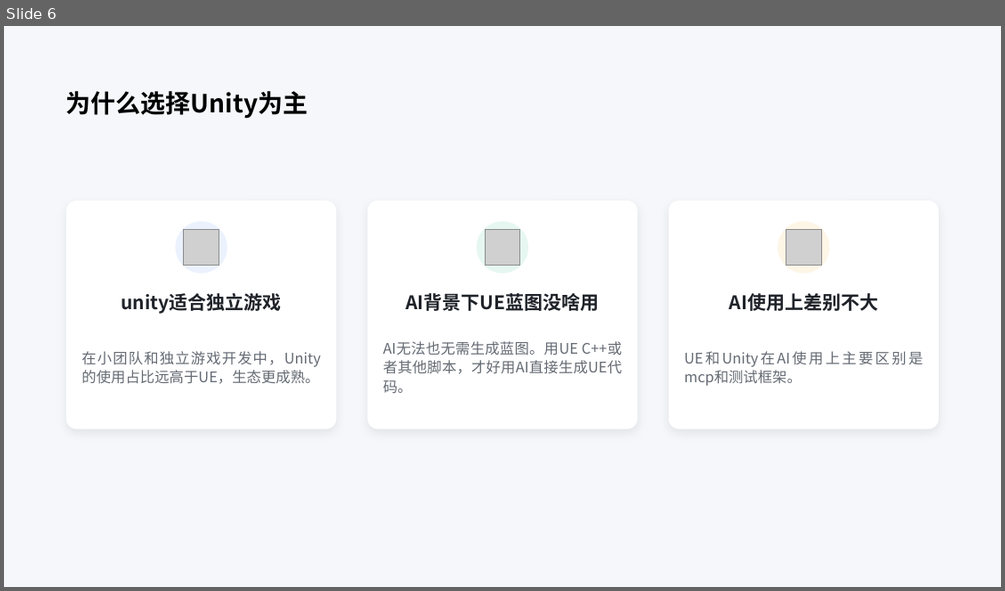
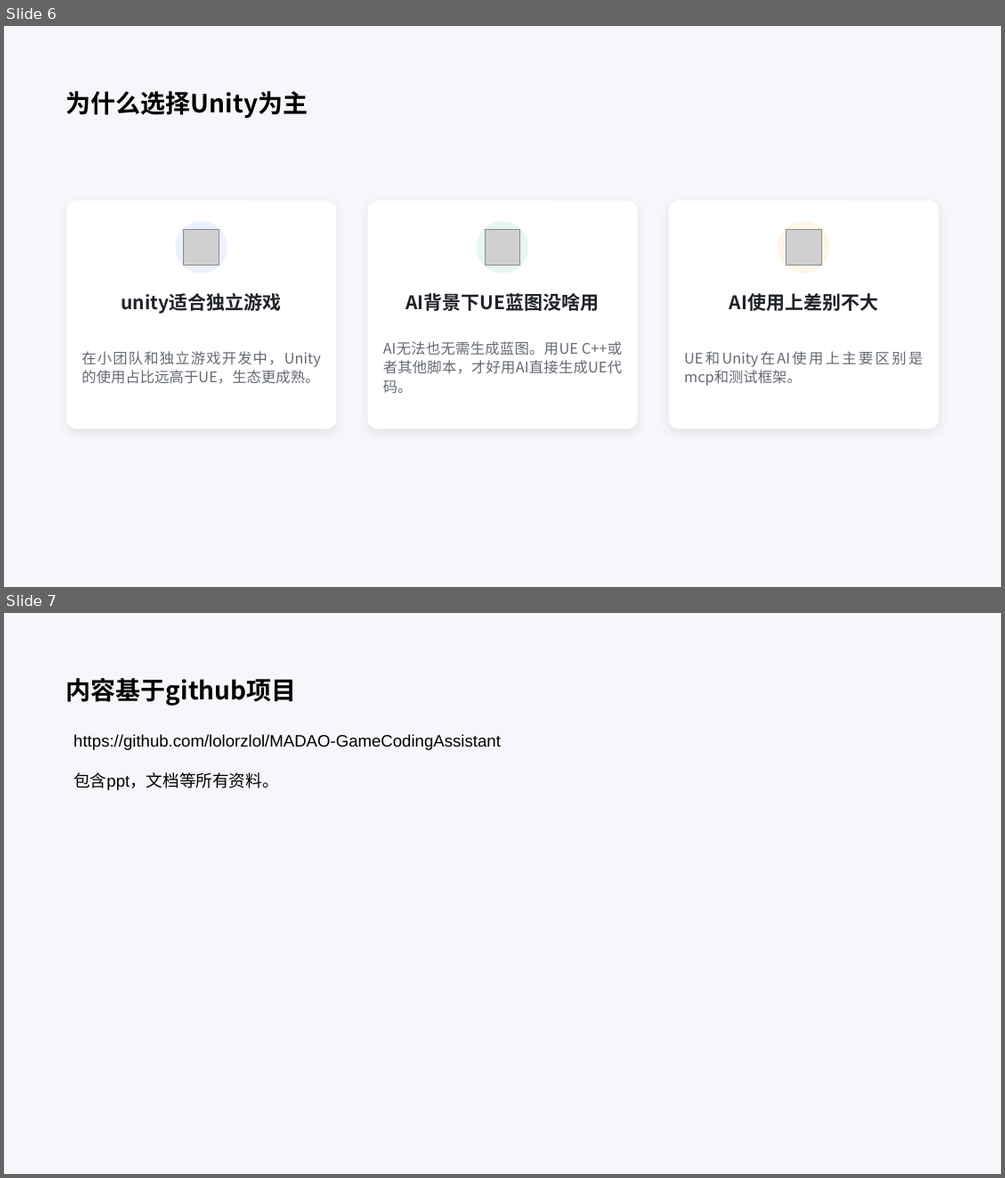
Before and after one commit to lolorzlol/Trae-UnityConfig-With-Tutorial, a slide deck: Tutorial-0/Vibe_Agentic Coding 课程PPT.pptx. Shown one above the other, each under a label of ours: slide 6 before the commit, slides 6 and 7 after it. The pictures are 1005x591 and 1005x1178 pixels, drawn with LibreOffice and Linux fonts; fonts in the diff are those of the drawing; grey boxes stand for pictures. Boxes give left, top, right and bottom in pixels: in the first picture for what was removed or moved away, otherwise in the second. Text is boxed around its words. In the diff, an @@ line names an element or a change of style, - is before the commit and + after.

```diff
--- a/Tutorial-0/Vibe_Agentic Coding 课程PPT.pptx
+++ b/Tutorial-0/Vibe_Agentic Coding 课程PPT.pptx
@@ slide 7 added at [4, 613, 1001, 1174], background #F5F7FA @@
@@ text added at [66, 678, 297, 706], 24 pt, text #000000, bold @@
+内容基于github项目
@@ text added at [73, 734, 501, 790], 16 pt, text #000000 @@
+https://github.com/lolorzlol/MADAO-GameCodingAssistant
+包含ppt，文档等所有资料。
```
Also in this commit, not shown: 2 slides changed.
